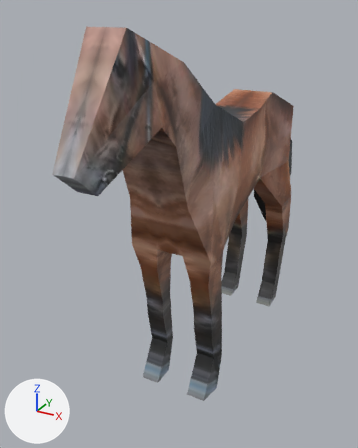
The COLLADA model res/world/horse/horse_run.dae: old version first, new version second.
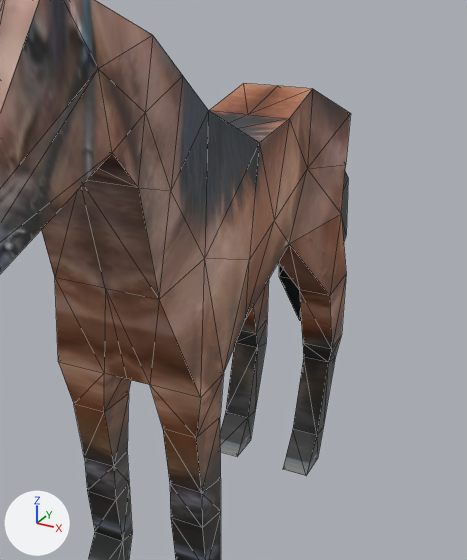
Each version is shown whole from a 50 mm camera at (1.72, -4.56, 1.17) aimed at (-0.23, -1.02, -0.61), then close up on the part from 28% to 100% of the width and 10% to 79% of the height. Lighting does not change. The marker at lower left points along +X, +Y and +Z. The close-ups show mesh edges as thin lines.
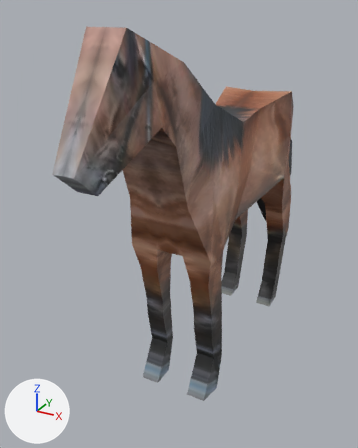
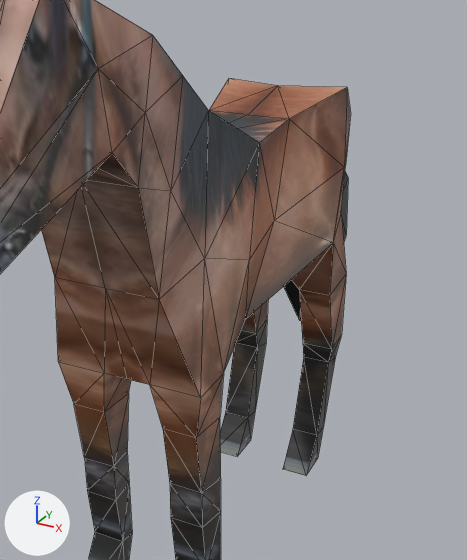
Commit message: horse geom fix

What differs and where, as boxes (x1, y1, x2, y2) in the close-ups (467 x 560 px; the box of a moved part takes in the faces that stretch with it):
part 1 of me_cube_001, moved or reshaped: before (209, 83, 351, 318); after (209, 78, 351, 318)

The change, as a list of edits to the scene's bpy script:
```text
Change me_cube_001:
    where me_cube_001.from_pydata(...)  # 189 vertices, 374 faces; spans x -0.35..0.35, y -2.21..1.53, z 0.03..3.05
    used by ob_cube; location = (0.0, -0.475, -1.99)
    me_cube_001 part 1
    me_cube_001.vertices[2].co: (0.17, 0.4, 1.6) -> (0.37, 0.53, 1.6)  # pixel (289, 243) -> pixel (333, 242)
    me_cube_001.vertices[3].co: (0.19, 0.52, 2.42) -> (0.34, 0.65, 2.42)  # pixel (312, 88) -> pixel (347, 87)
    me_cube_001.vertices[93].co: (0.22, 0.46, 2.01) -> (0.38, 0.59, 2.01)  # pixel (307, 168) -> pixel (344, 167)
    me_cube_001.vertices[110].co: (-0.17, 0.4, 1.6) -> (-0.37, 0.53, 1.6)
    me_cube_001.vertices[111].co: (-0.19, 0.52, 2.42) -> (-0.34, 0.65, 2.42)  # pixel (243, 83) -> pixel (228, 78)
    me_cube_001.vertices[176].co: (-0.22, 0.46, 2.01) -> (-0.38, 0.59, 2.01)
```
